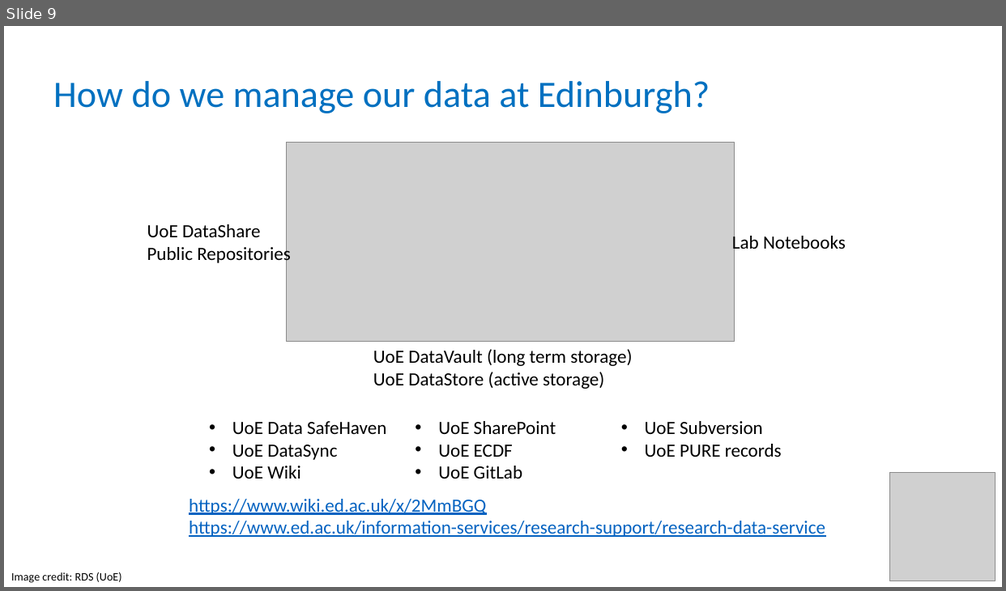
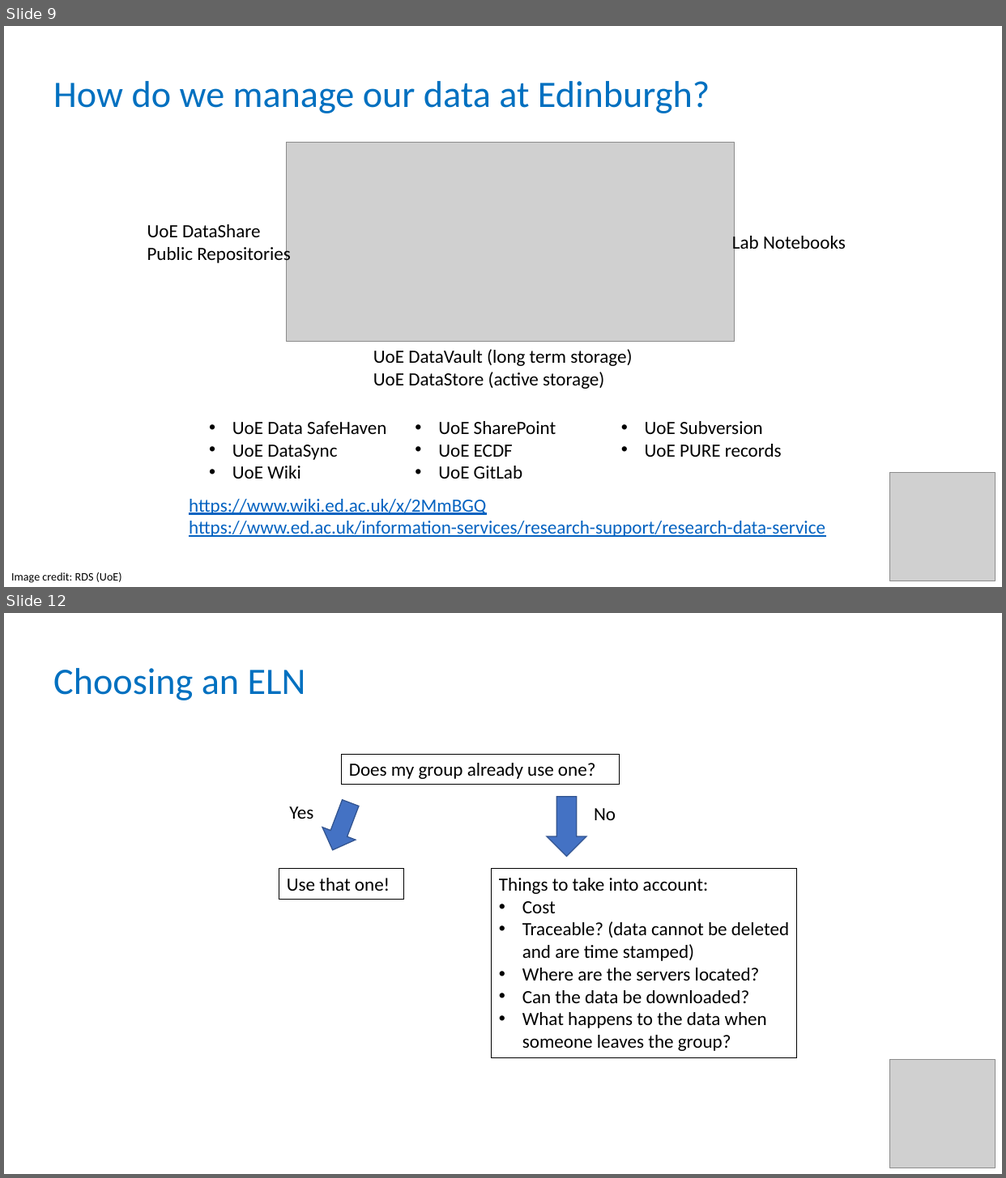
Before and after one commit to carpentries-incubator/fair-bio-practice, a slide deck: instructors/14-data_management_planning_v2.0.pptx. Shown one above the other, each under a label of ours: slide 9 before the commit, slides 9 and 12 after it; the slides between them are not shown. The pictures are 1006x591 and 1006x1178 pixels, drawn with LibreOffice and Linux fonts; fonts in the diff are those of the drawing; grey boxes stand for pictures. Boxes give left, top, right and bottom in pixels: in the first picture for what was removed or moved away, otherwise in the second. Text is boxed around its words. In the diff, an @@ line names an element or a change of style, - is before the commit and + after.

```diff
--- a/instructors/14-data_management_planning_v2.0.pptx
+++ b/instructors/14-data_management_planning_v2.0.pptx
@@ slide 12 added at [4, 613, 1002, 1174], background #FFFFFF @@
@@ text added at [53, 668, 306, 700], 36 pt, text #0070C0 @@
+Choosing an ELN
@@ rectangle added at [342, 754, 620, 784], outline #000000 0.75 pt, 18 pt, text #000000 @@
+Does my group already use one?
@@ text added at [289, 807, 313, 819], 18 pt, text #000000 @@
+Yes
@@ down arrow added at [316, 797, 367, 857], fill #4472C4, outline #325491 1 pt @@
@@ down arrow added at [547, 797, 586, 857], fill #4472C4, outline #325491 1 pt @@
@@ text added at [594, 808, 616, 820], 18 pt, text #000000 @@
+No
@@ rectangle added at [279, 869, 404, 899], outline #000000 0.75 pt, 18 pt, text #000000 @@
+Use that one!
@@ rectangle added at [492, 869, 797, 1058], outline #000000 0.75 pt, 18 pt, text #000000 @@
+Things to take into account:
+• Cost
+• Traceable? (data cannot be deleted and are time stamped)
+• Where are the servers located?
+• Can the data be downloaded?
+• What happens to the data when someone leaves the group?
@@ picture added at [889, 1060, 995, 1169] @@
```
Also in this commit, not shown: 1 slide changed, 2 other slides added, 1 other file.
